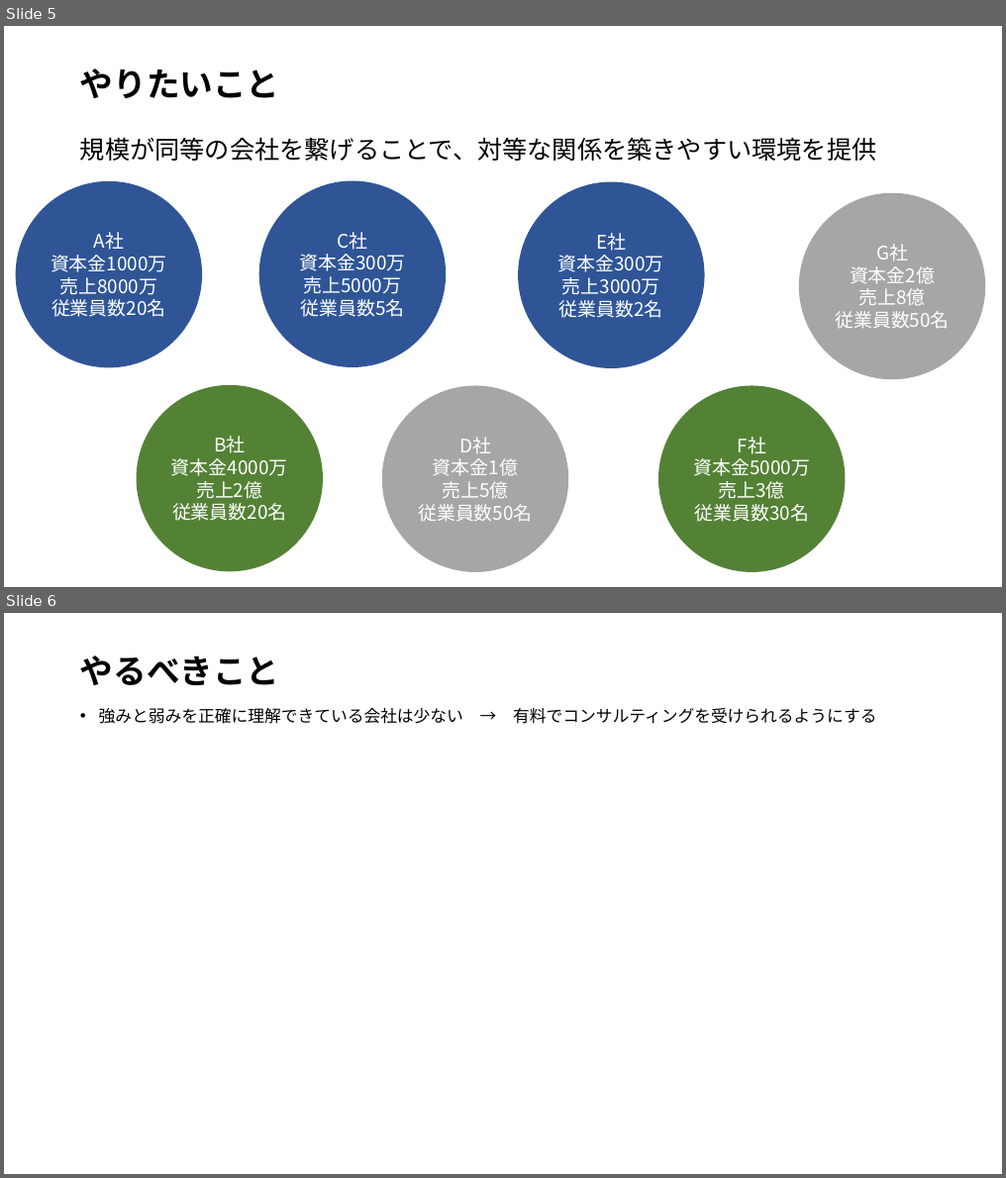
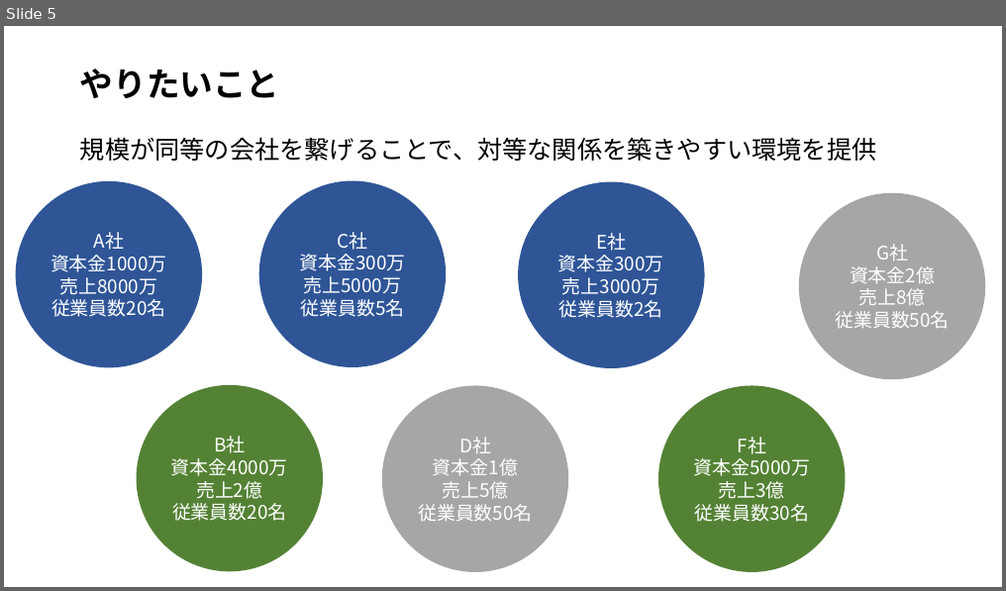
Before and after one commit to Gabaven2021/TeamK, a slide deck: 資料/18237007_がばべん2021資料.pptx. Shown one above the other, each under a label of ours: slides 5 and 6 before the commit, slide 5 after it. The pictures are 1006x1178 and 1006x591 pixels, drawn with LibreOffice and Linux fonts; fonts in the diff are those of the drawing. Boxes give left, top, right and bottom in pixels: in the first picture for what was removed or moved away, otherwise in the second. Text is boxed around its words. In the diff, an @@ line names an element or a change of style, - is before the commit and + after.

```diff
--- a/資料/18237007_がばべん2021資料.pptx
+++ b/資料/18237007_がばべん2021資料.pptx
@@ slide 6 removed at [4, 613, 1002, 1174], background #FFFFFF @@
@@ title removed at [80, 656, 280, 685] @@
-やるべきこと
@@ text removed at [99, 708, 876, 724] @@
-• 強みと弱みを正確に理解できている会社は少ない → 有料でコンサルティングを受けられるようにする
```
Also in this commit, not shown: 1 slide added, 3 other slides removed.
